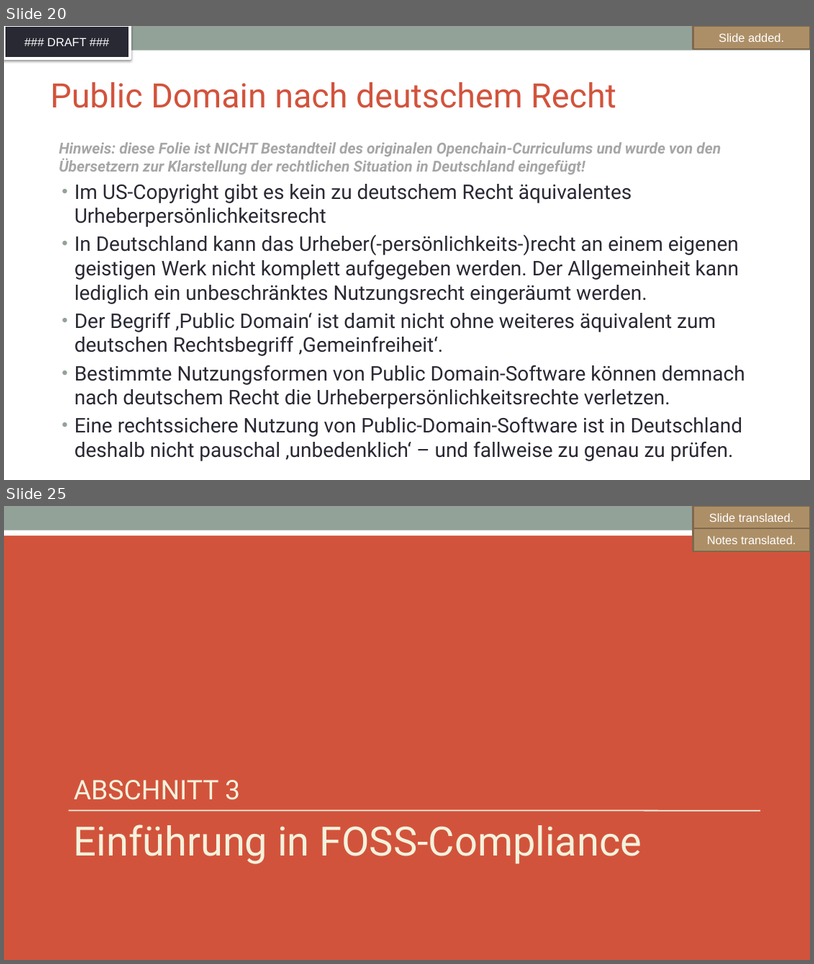
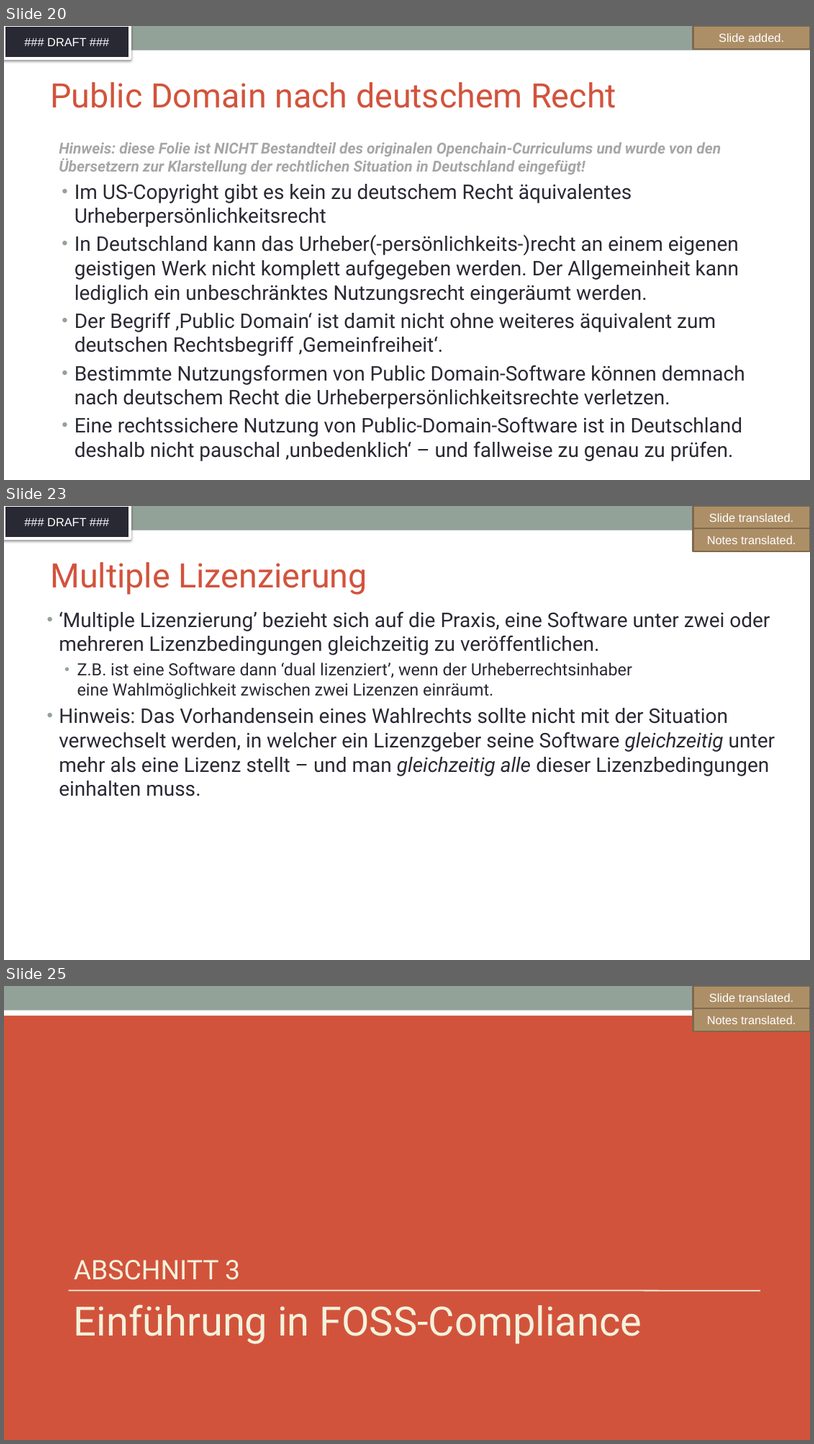
Before and after one commit to SThanheiser/curriculum, a slide deck: translation-DE/slides/DFT_openchain-curriculum-for-1-1_GER.pptx. Shown one above the other, each under a label of ours: slides 20 and 25 before the commit, slides 20, 23 and 25 after it; the slides between them are not shown. The pictures are 814x964 and 814x1444 pixels, drawn with LibreOffice and Linux fonts; fonts in the diff are those of the drawing; background and template pictures are left out. Boxes give left, top, right and bottom in pixels: in the first picture for what was removed or moved away, otherwise in the second. Text is boxed around its words. In the diff, an @@ line names an element or a change of style, - is before the commit and + after.

Commit message:
translation of slides 22-24, 26, minor fixes elsewhere

```diff
--- a/translation-DE/slides/DFT_openchain-curriculum-for-1-1_GER.pptx
+++ b/translation-DE/slides/DFT_openchain-curriculum-for-1-1_GER.pptx
@@ slide 23 added at (4, 506, 810, 960), background #FFFFFF; not listed: 2 template elements that a slide beside it also shows @@
@@ rectangle added at (694, 506, 810, 529), fill #AD8F67, outline #806A4C 2 pt, 14 pt, text #FFFFFF @@
+Slide translated.
@@ rectangle added at (694, 528, 810, 551), fill #AD8F67, outline #806A4C 2 pt, 14 pt, text #FFFFFF @@
+Notes translated.
@@ title added at (50, 562, 368, 595), 40 pt, text #D2533C @@
+Multiple Lizenzierung
@@ text added at (59, 611, 775, 796), 24 pt, text #292934 @@
+• ‘Multiple Lizenzierung’ bezieht sich auf die Praxis, eine Software unter zwei oder mehreren Lizenzbedingungen gleichzeitig zu veröffentlichen.
+  • Z.B. ist eine Software dann ‘dual lizenziert’, wenn der Urheberrechtsinhaber
+    eine Wahlmöglichkeit zwischen zwei Lizenzen einräumt.
+• Hinweis: Das Vorhandensein eines Wahlrechts sollte nicht mit der Situation verwechselt werden, in welcher ein Lizenzgeber seine Software gleichzeitig unter mehr als eine Lizenz stellt – und man gleichzeitig alle dieser Lizenzbedingungen einhalten muss.
```
Also in this commit, not shown: 3 slides changed, 2 other slides added, 3 slides removed.
